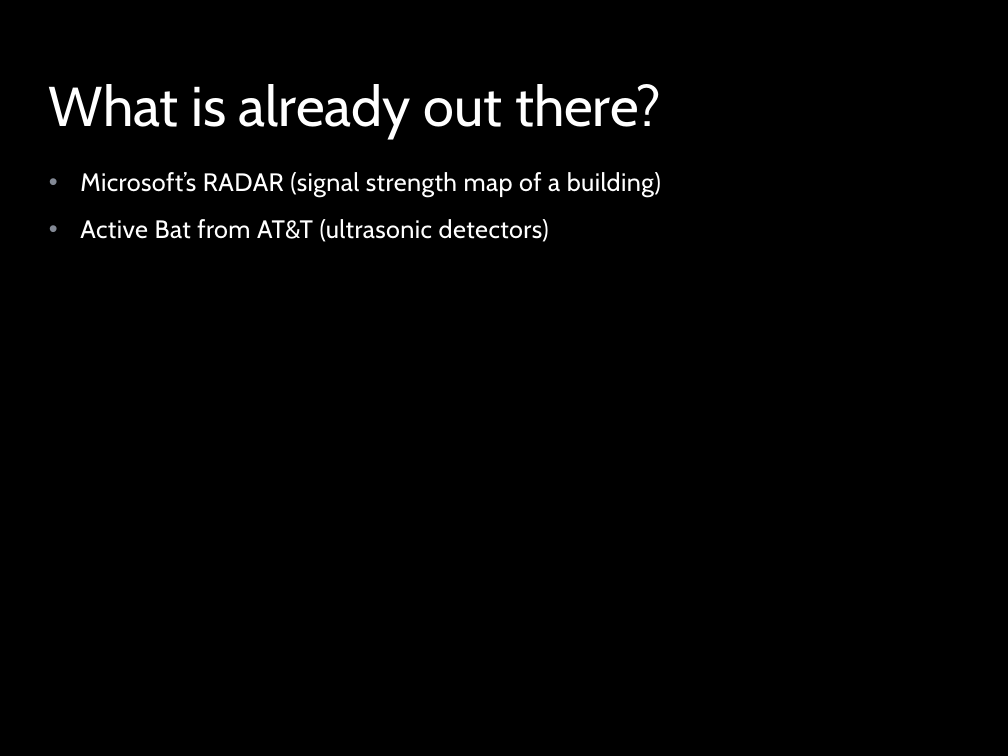
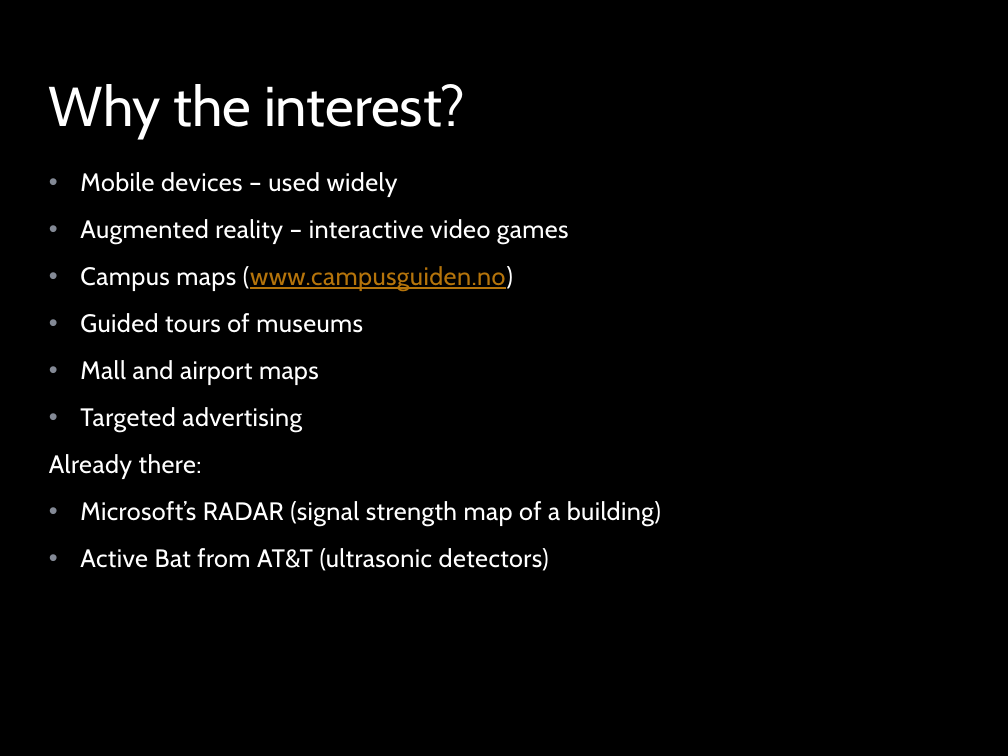
Before and after one commit to muadibbm/WifiIP, a slide deck: slide 3 of ppt/Indoor Locationing.pptx. Drawn at 1008x756 pixels with LibreOffice and Linux fonts; fonts in the diff are those of the drawing; background and template pictures are left out. Boxes give left, top, right and bottom in pixels: in the first picture for what was removed or moved away, otherwise in the second. Text is boxed around its words. In the diff, an @@ line names an element or a change of style, - is before the commit and + after.

```diff
--- a/ppt/Indoor Locationing.pptx
+++ b/ppt/Indoor Locationing.pptx
@@ title at [49,84,465,138]: text changed @@
-What is already out there?
+Why the interest?
@@ text at [49,172,569,479]: paragraphs added @@
+• Mobile devices – used widely
+• Augmented reality – interactive video games
+• Campus maps (www.campusguiden.no)
+• Guided tours of museums
+• Mall and airport maps
+• Targeted advertising
+Already there:
```
Also in this commit, not shown: 1 other slide changed, 2 slides added, 3 slides removed, 2 other files.
